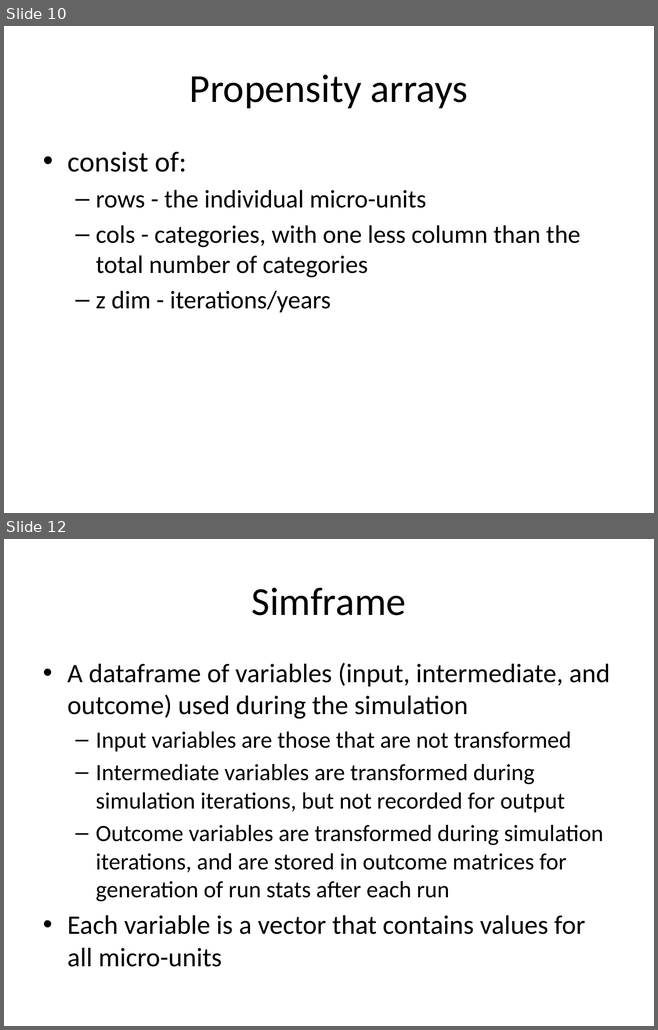
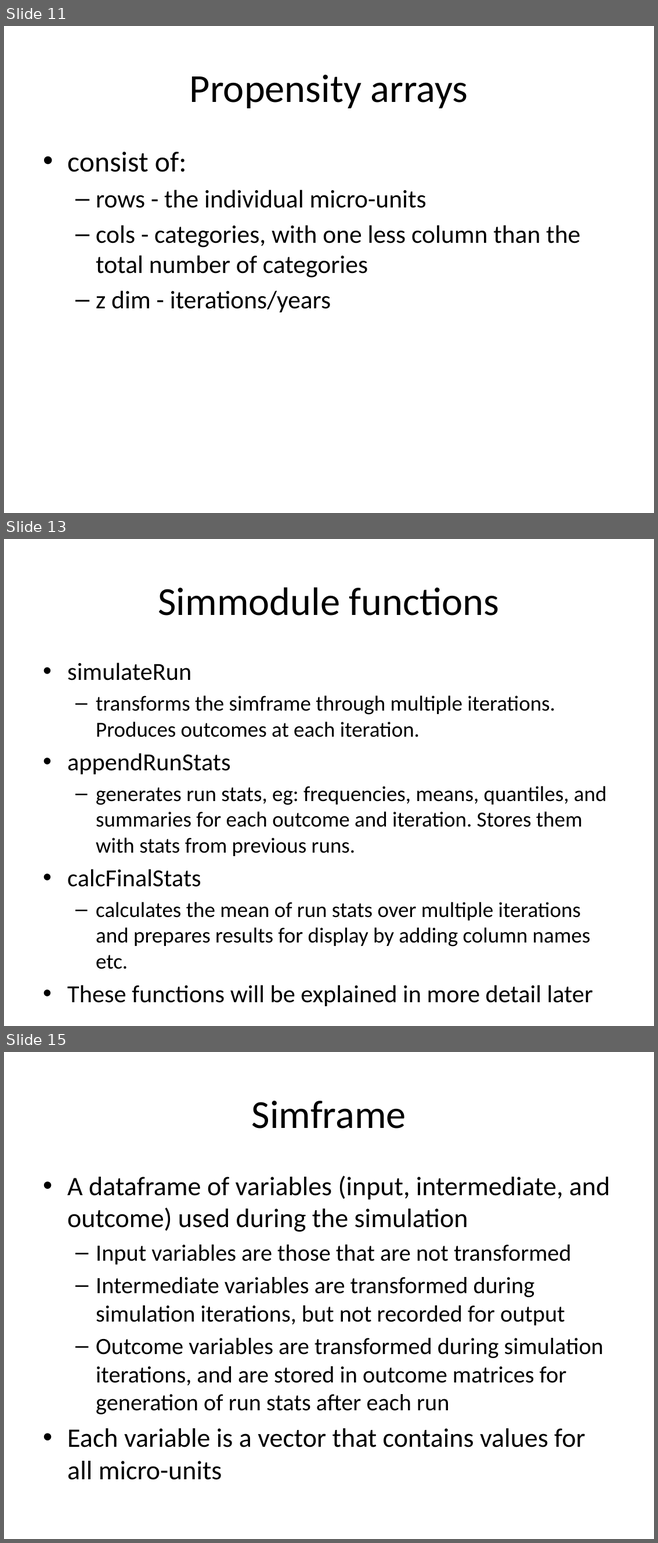
Before and after one commit to compassresearchcentre/simario, a slide deck: docs/Simar overview.pptx. Shown one above the other, each under a label of ours: slides 10 and 12 before the commit, slides 11, 13 and 15 after it; the slides between them are not shown. The pictures are 658x1030 and 658x1543 pixels, drawn with LibreOffice and Linux fonts; fonts in the diff are those of the drawing. Boxes give left, top, right and bottom in pixels: in the first picture for what was removed or moved away, otherwise in the second. Text is boxed around its words. In the diff, an @@ line names an element or a change of style, - is before the commit and + after.

```diff
--- a/docs/Simar overview.pptx
+++ b/docs/Simar overview.pptx
@@ slide 13 added at [4,539,654,1026], background #FFFFFF @@
@@ title added at [158,587,499,616], 44 pt, text #000000 @@
+Simmodule functions
@@ text added at [67,663,607,1006], 23.8 pt, text #000000 @@
+• simulateRun
+  – transforms the simframe through multiple iterations. Produces outcomes at each iteration.
+• appendRunStats
+  – generates run stats, eg: frequencies, means, quantiles, and summaries for each outcome and iteration. Stores them with stats from previous runs.
+• calcFinalStats
+  – calculates the mean of run stats over multiple iterations and prepares results for display by adding column names etc.
+• These functions will be explained in more detail later
@@ what was slide 10 is now slide 11 @@
@@ what was slide 12 is now slide 15 @@
```
Also in this commit, not shown: 7 slides changed, 4 other slides added, 1 slide removed, 2 other files.
